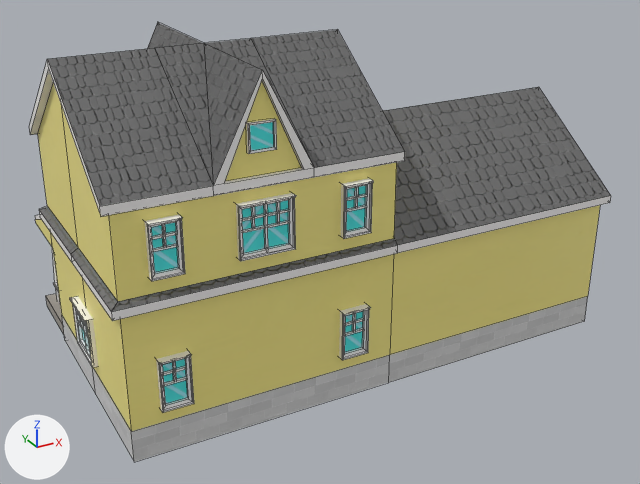
The FBX model Assets/Art/PANDANIN/PANDANIN DÜZELTECEĞİ MODELLER TARIK/house1.fbx, before and after one commit.
One viewpoint serves both versions: a camera (50 mm lens) standing at (-12.3, -29.5, 18.4) and looking at (3.6, -0.5, 3.9). Every picture has the same lights, and +X, +Y and +Z are marked at lower left. The first picture is the older version. Mesh edges are drawn as thin lines. Where no turn or scale is listed for an object, it has been applied to the vertices.

Names of what the first picture shows: 'House_1'.
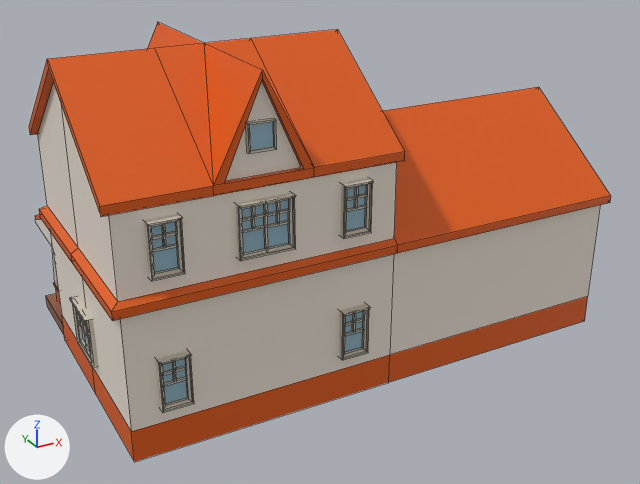
Edits to the scene script, one JSON object a line:
```json
{"op": "add", "block": "img_atlas_webp", "code": ["img_atlas_webp = load_image('Atlas.webp', '_unpacked/Atlas.webp', 783, 783, 'sRGB')"]}
{"op": "add", "block": "mat_material_002", "code": ["mat_material_002 = principled_material('Material.002')", "mat_material_002.texture = img_atlas_webp"]}
{"block": "me_cube_001", "where": "me_cube_001.from_pydata(...)  # 1201 vertices, 988 faces; spans x -6.4..14.1, y -5.9..6.9, z 0.0..12.5"}
{"block": "me_cube_001", "where": "# used by ob_house_1; location = (0.0, 0.0, 0.0)"}
{"block": "me_cube_001", "change": "me_cube_001 part 1: all 855 faces that had it switch from mat_color to mat_material_002 (picture img_atlas_webp)"}
{"block": "me_cube_001", "change": "me_cube_001 part 2: all 90 faces that had it switch from mat_detail_material to mat_material_002 (picture img_atlas_webp)"}
{"block": "me_cube_001", "change": "me_cube_001 part 3: all 24 faces that had it switch from mat_bricks to mat_material_002 (picture img_atlas_webp)"}
{"block": "me_cube_001", "change": "me_cube_001 part 4: all 19 faces that had it switch from mat_roof to mat_material_002 (picture img_atlas_webp)"}
{"block": "me_cube_001", "change": "me_cube_001 part 5: texture (UV) coordinates of 988 of 988 faces, centred in x -6.4..14.1, y -5.9..6.9, z 0.3..11.4, changed; they spanned u 0.01..1.0, v 0.01..0.99 and now span u 0.08..0.83, v 0.03..0.37"}
```

Changed parts and their boxes [x1, y1, x2, y2] in the pictures (640 x 484 px):
```json
{"object": "House_1", "change": "recoloured, surface changed", "before": [29, 22, 611, 462], "after": [29, 22, 611, 462]}
{"part": 1, "of": "me_cube_001", "change": "recoloured", "before": [29, 59, 611, 431], "after": [29, 59, 611, 431], "on screen": "yellow to grey"}
{"part": 2, "of": "me_cube_001", "change": "recoloured", "before": [46, 122, 366, 403], "after": [46, 122, 366, 403]}
{"part": 3, "of": "me_cube_001", "change": "recoloured", "before": [56, 289, 588, 462], "after": [56, 289, 588, 462], "on screen": "grey to brown"}
{"part": 4, "of": "me_cube_001", "change": "recoloured", "before": [39, 22, 611, 312], "after": [39, 22, 611, 312], "on screen": "grey to orange"}
{"part": 5, "of": "me_cube_001", "change": "surface changed", "before": [29, 22, 611, 462], "after": [29, 22, 611, 462]}
```
